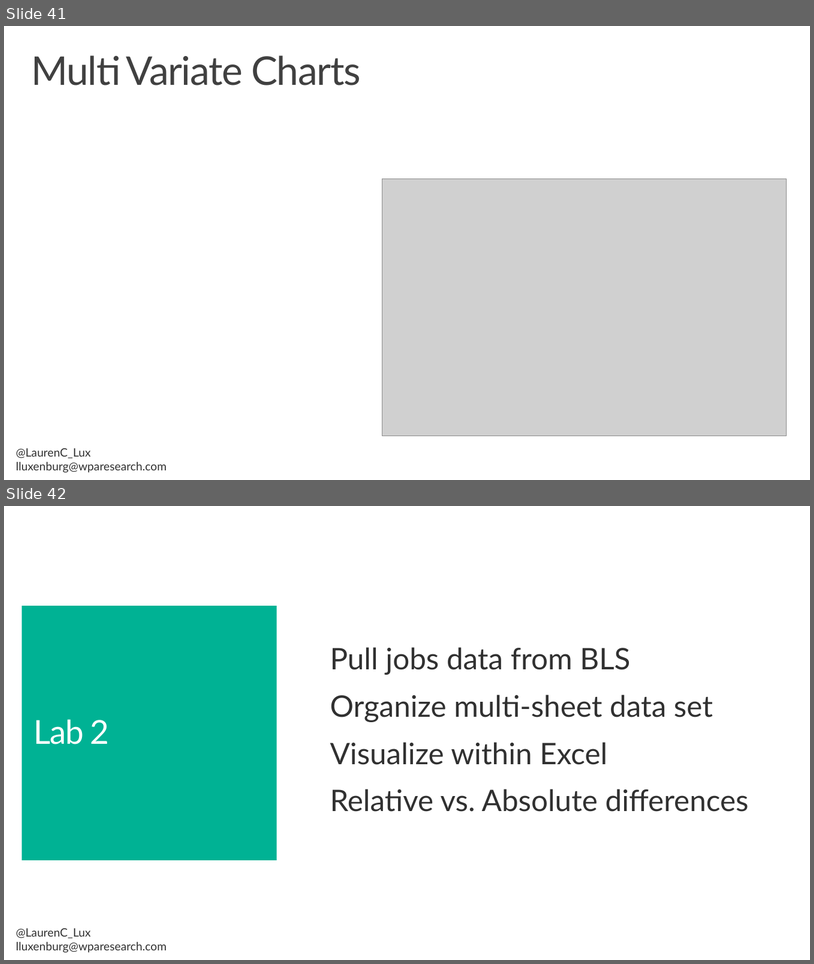
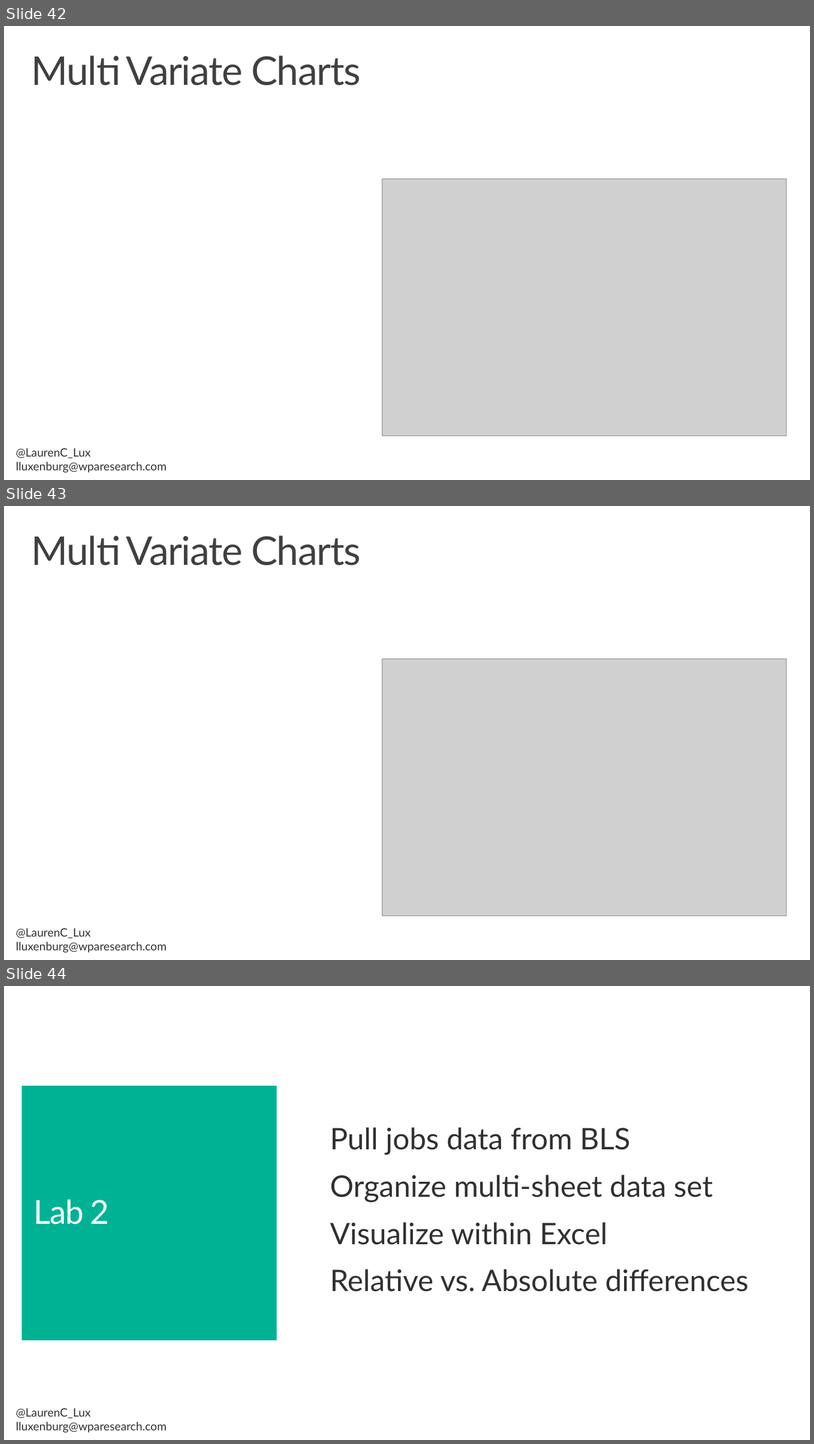
Before and after one commit to matthiasxc/DataVisClass, a slide deck: Session 2.pptx. Shown one above the other, each under a label of ours: slides 41 and 42 before the commit, slides 42, 43 and 44 after it. The pictures are 814x964 and 814x1444 pixels, drawn with LibreOffice and Linux fonts; fonts in the diff are those of the drawing; grey boxes stand for pictures; background and template pictures are left out. Boxes give left, top, right and bottom in pixels: in the first picture for what was removed or moved away, otherwise in the second. Text is boxed around its words. In the diff, an @@ line names an element or a change of style, - is before the commit and + after.

```diff
--- a/Session 2.pptx
+++ b/Session 2.pptx
@@ slide 43 added at box(4, 506, 810, 960), background #FFFFFF; not listed: 1 template element that a slide beside it also shows @@
@@ title added at box(31, 535, 361, 565), 48 pt, text #404040 @@
+Multi Variate Charts
@@ picture added at box(382, 658, 786, 915) @@
@@ what was slide 41 is now slide 42 @@
@@ what was slide 42 is now slide 44 @@
```
Also in this commit, not shown: 2 other slides added, 1 slide removed.
